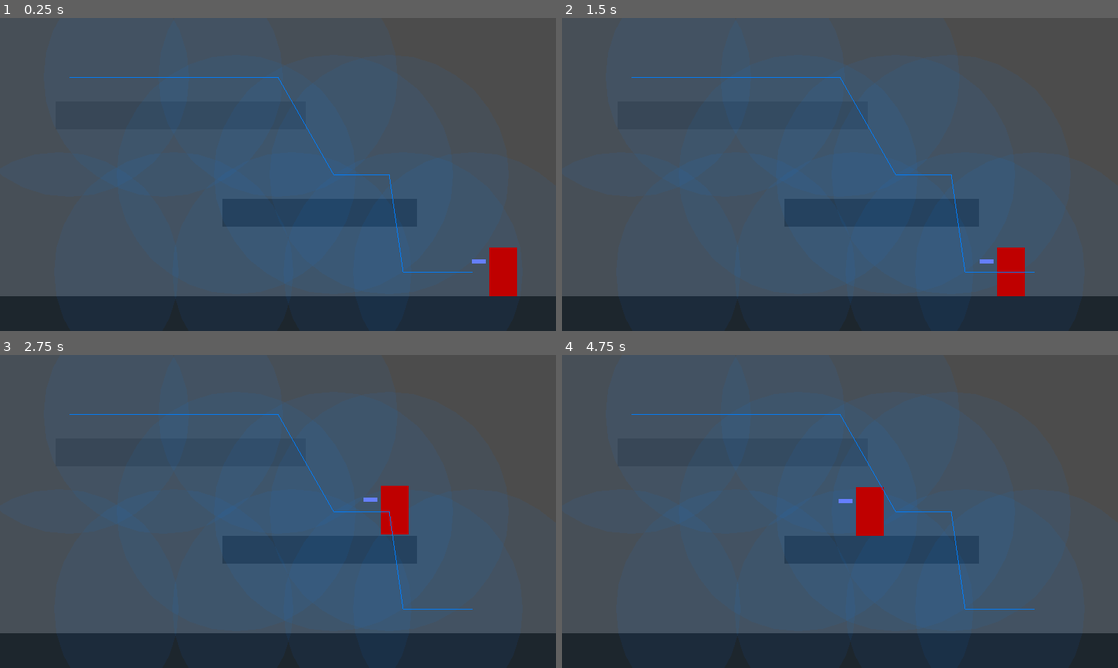
Above: before the commit, frames 1-4 (two rows, left to right).
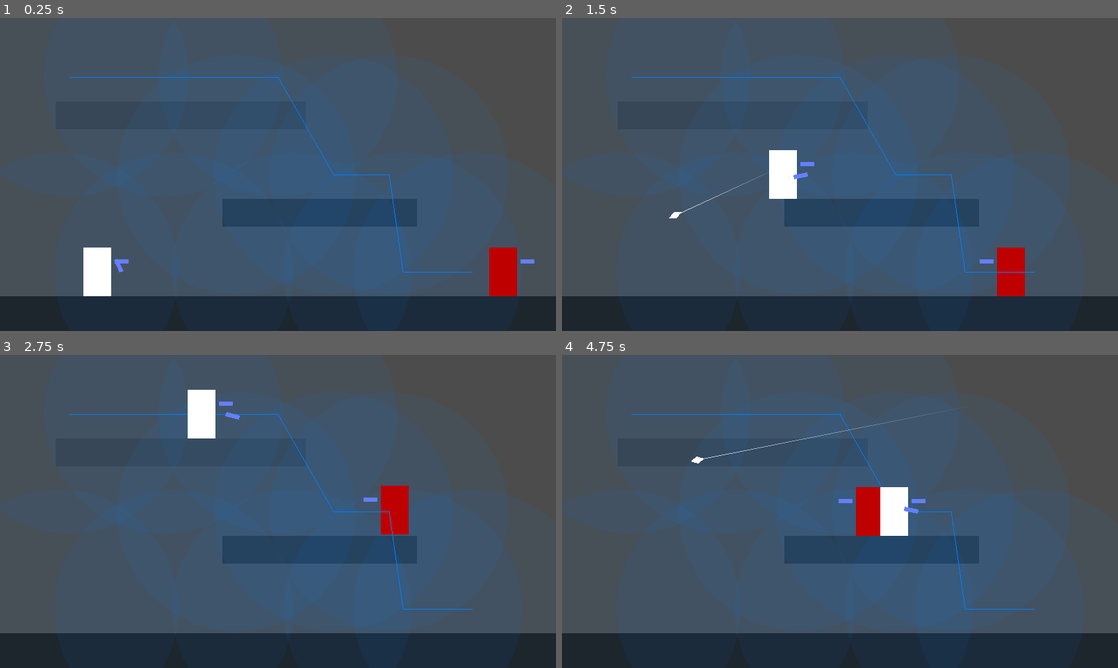
Above: after the commit, the same moments.

Repository: zhyrin0/through-the-looking-glass
Game: Godot game, scene res://tests/enemy_movement/test.tscn
The game is run twice, just before and just after one commit, with the same random seed, the same clock (stepped at 60 frames per second) and the same inputs. This scene is started directly instead of the project's main scene.
Inputs (mouse positions are in pixels of both pictures, inside the frame that each line leads up to):
- Up to frame 1 (0.25 s): no input
- Up to frame 2 (1.5 s): move the mouse to (962, 158) at 0.52 s; press the mouse at (962, 158) at 0.53 s; hold D (move_right) from 0.53 s (still down); tap Space (move_jump) at 0.77 s; move the mouse to (728, 190) at 1.27 s; release the mouse at (728, 190) at 1.28 s; tap S (move_fall) at 1.35 s
- Up to frame 3 (2.75 s): tap Space (move_jump) at 1.52 s; move the mouse to (333, 442) at 2.02 s; release D (move_right) at 2.03 s; press the mouse at (333, 442) at 2.03 s; hold A (move_left) from 2.03 s (still down)
- Up to frame 4 (4.75 s): move the mouse to (812, 574) at 2.77 s; release A (move_left) at 2.78 s; release the mouse at (812, 574) at 2.78 s; hold D (move_right) 2.78-4.28 s; tap S (move_fall) at 2.85, 4.35 s; tap Space (move_jump) at 3.02, 3.77, 4.52 s; move the mouse to (1006, 558) at 3.52 s; press the mouse at (1006, 558) at 3.53 s; move the mouse to (673, 464) at 4.27 s; release the mouse at (673, 464) at 4.28 s; hold A (move_left) from 4.28 s (still down)

The runs differ from the first frame. In frame 1, 0.9% of the frame differs, in the area x 15-97%, y 73-89%; in frame 2, 0.9%; in frame 3, 0.8%; in frame 4, 1.0%, in the area x 23-66%, y 19-58%.

Commit message:
Enemy faces player when last waypoint is reached

Diff:
--- a/src/enemy/debug.gd
+++ b/src/enemy/debug.gd
@@ -5,8 +5,7 @@
 
 
 func _process(_delta: float) -> void:
-	if not waypoints.empty():
-		update()
+	update()
 
 
 func _draw() -> void:
--- a/src/enemy/enemy.gd
+++ b/src/enemy/enemy.gd
@@ -13,13 +13,16 @@
 export(int) var jump_height: int setget set_jump_height
 export(float) var jump_time: float = 1.0 setget set_jump_time
 export(float) var fall_gravity_modifier: float = 1.0
+export(NodePath) var player_path: NodePath
 var jump_velocity: float
 var gravity: float
 var velocity := Vector2.ZERO
 var fallthrough_platform: Node = null
 var waypoints := PoolVector2Array()
+onready var player := get_node_or_null(player_path) as Node2D
 onready var jump_raycast := $JumpRayCast as RayCast2D
 onready var fall_raycast := $FallRayCast as RayCast2D
+onready var direction_pivot := $DirectionPivot as Node2D
 onready var movement_cooldown := $MovementCooldown as Timer
 onready var debug := $Debug as Debug
 
@@ -27,14 +30,6 @@
 func _ready() -> void:
 	emit_signal("request_path", self)
 
-
-func _process(_delta: float) -> void:
-	if not waypoints.empty():
-		var x_dir := sign(to_local(waypoints[0]).x)
-		if x_dir == 1.0 and scale.x != 1.0:
-			scale.x = 1.0
-		elif x_dir == -1.0 and scale.x != -1.0:
-			scale.x = -1.0
 
 func _physics_process(delta: float) -> void:
 	var gravity_multiplier := fall_gravity_modifier if velocity.y > 0.0 else 1.0
@@ -48,6 +43,7 @@
 		if distance_sq <= WAYPOINT_EPSILON_SQ:
 			waypoints.remove(0)
 			debug.waypoints.remove(0)
+			set_facing_direction()
 			if waypoints.empty():
 				velocity.x = 0.0
 				movement_cooldown.start()
@@ -73,6 +69,13 @@
 	debug.waypoints = waypoints
 
 
+func set_facing_direction() -> void:
+	var goal := player.global_position if waypoints.empty() else waypoints[0]
+	var to := goal - global_position
+	direction_pivot.scale.x = sign(to.x)
+	debug.scale.x = sign(to.x)
+
+
 func set_jump_height(new_value: int) -> void:
 	jump_height = new_value
 	_set_physics_values()
--- a/src/enemy/enemy.tscn
+++ b/src/enemy/enemy.tscn
@@ -35,7 +35,9 @@
 cast_to = Vector2( 0, 64 )
 collision_mask = 8
 
-[node name="ProjectilePosition" type="Position2D" parent="."]
+[node name="DirectionPivot" type="Node2D" parent="."]
+
+[node name="ProjectilePosition" type="Position2D" parent="DirectionPivot"]
 position = Vector2( 56, 0 )
 __meta__ = {
 "_gizmo_extents_": 25.0
--- a/tests/enemy_movement/test.tscn
+++ b/tests/enemy_movement/test.tscn
@@ -1,5 +1,6 @@
-[gd_scene load_steps=4 format=2]
+[gd_scene load_steps=5 format=2]
 
+[ext_resource path="res://src/player/player.tscn" type="PackedScene" id=1]
 [ext_resource path="res://src/enemy/enemy.tscn" type="PackedScene" id=2]
 [ext_resource path="res://src/enemy/waypoint_navigation.gd" type="Script" id=3]
 
@@ -129,6 +130,10 @@
 
 [node name="Enemy" parent="." instance=ExtResource( 2 )]
 position = Vector2( 1184, 584 )
+player_path = NodePath("../Player")
+
+[node name="Player" parent="." instance=ExtResource( 1 )]
+position = Vector2( 224, 520 )
 
 [connection signal="request_path" from="Enemy" to="WaypointNavigation" method="on_Enemy_request_path"]
 
